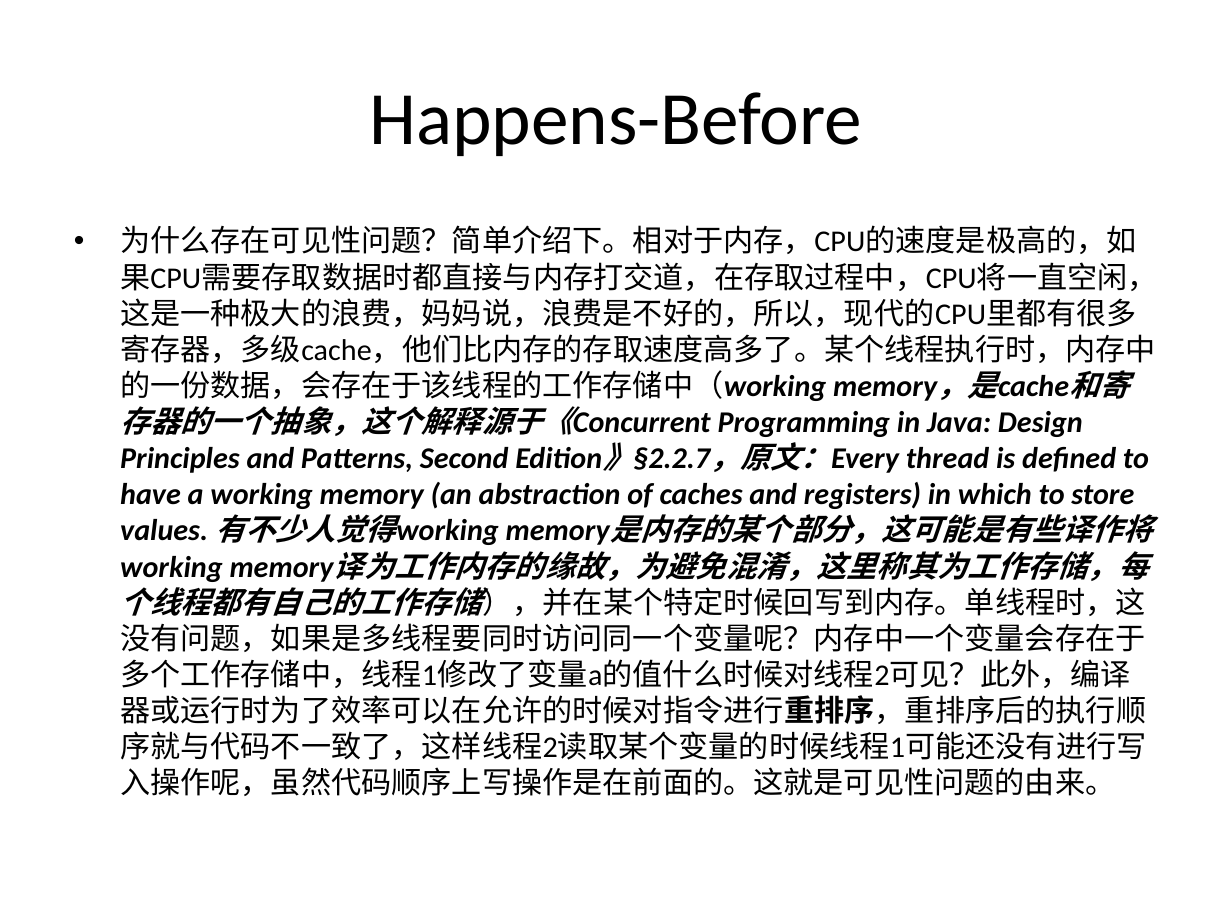
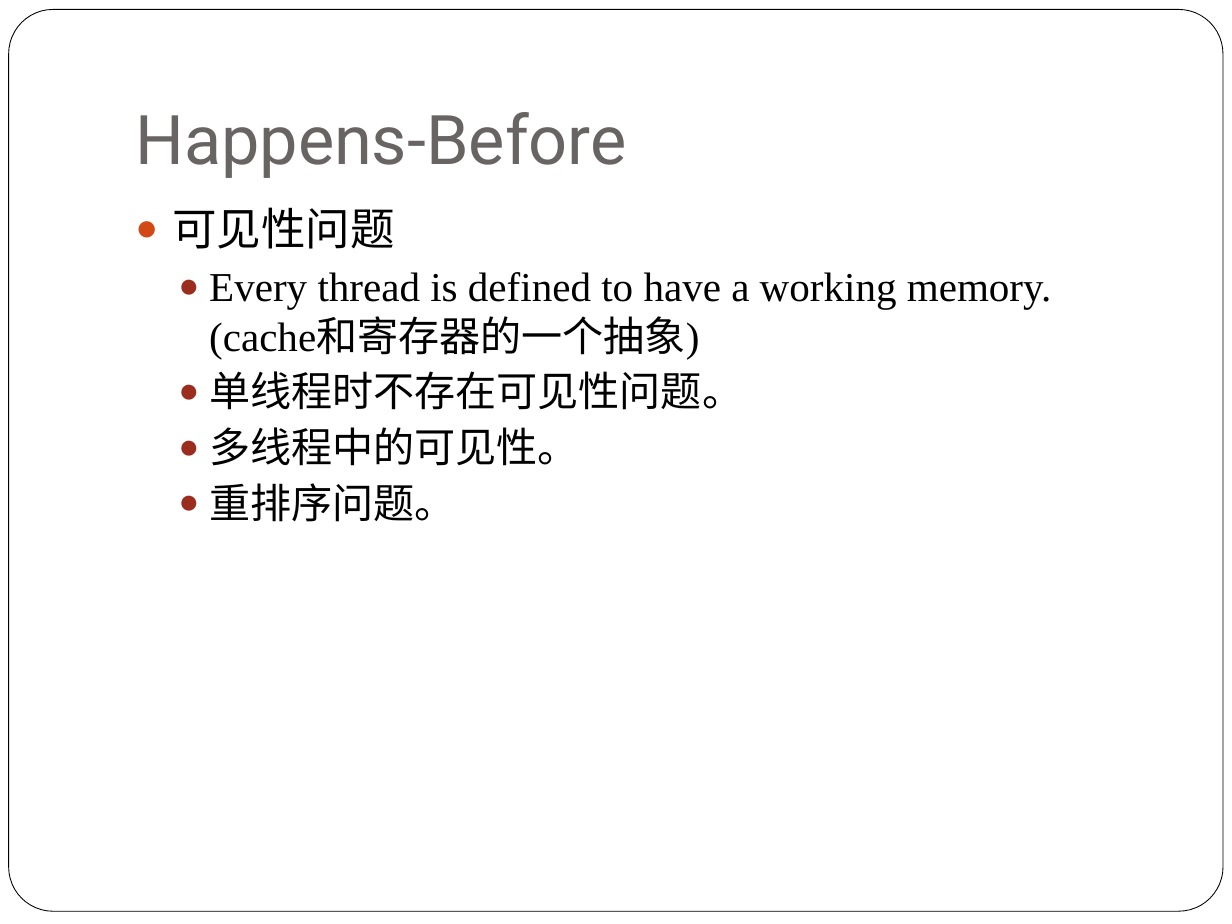
Before and after one commit to NickyQian/Practice, a slide deck: slide 5 of Document/Java Concurrency.pptx (slide 3 before the commit). Drawn at 1232x924 pixels with LibreOffice and Linux fonts; fonts in the diff are those of the drawing. Boxes give left, top, right and bottom in pixels: in the first picture for what was removed or moved away, otherwise in the second. Text is boxed around its words. In the diff, an @@ line names an element or a change of style, - is before the commit and + after.

```diff
--- a/Document/Java Concurrency.pptx
+++ b/Document/Java Concurrency.pptx
@@ rounded rectangle added at bbox=[9, 10, 1223, 912], fill #FFFFFF, outline #000000 0.5 pt @@
@@ title "Happens-Before": place and size @@
-title "Happens-Before" at bbox=[369, 92, 862, 156]
+title "Happens-Before" at bbox=[135, 112, 626, 178]
@@ title "Happens-Before" at bbox=[135, 112, 626, 178]: size 44 to 40 pt, font Calibri to Roboto, text colour #000000 to #696464; alignment centre to left; vertical alignment middle to bottom @@
@@ text at bbox=[172, 207, 1051, 522]: text changed; size 17.6 to 24 pt; font Calibri to Times New Roman @@
-• 为什么存在可见性问题？简单介绍下。相对于内存，CPU的速度是极高的，如果CPU需要存取数据时都直接与内存打交道，在存取过程中，CPU将一直空闲，这是一种极大的浪费，妈妈说，浪费是不好的，所以，现代的CPU里都有很多寄存器，多级cache，他们比内存的存取速度高多了。某个线程执行时，内存中的一份数据，会存在于该线程的工作存储中（working memory，是cache和寄存器的一个抽象，这个解释源于《Concurrent Programming in Java: Design Principles and Patterns, Second Edition》§2.2.7，原文：Every thread is defined to have a working memory (an abstraction of caches and registers) in which to store values. 有不少人觉得working memory是内存的某个部分，这可能是有些译作将working memory译为工作内存的缘故，为避免混淆，这里称其为工作存储，每个线程都有自己的工作存储），并在某个特定时候回写到内存。单线程时，这没有问题，如果是多线程要同时访问同一个变量呢？内存中一个变量会存在于多个工作存储中，线程1修改了变量a的值什么时候对线程2可见？此外，编译器或运行时为了效率可以在允许的时候对指令进行重排序，重排序后的执行顺序就与代码不一致了，这样线程2读取某个变量的时候线程1可能还没有进行写入操作呢，虽然代码顺序上写操作是在前面的。这就是可见性问题的由来。
+● 可见性问题
+  ● Every thread is defined to have a working memory. (cache和寄存器的一个抽象)
+  ● 单线程时不存在可见性问题。
+  ● 多线程中的可见性。
+  ● 重排序问题。
```
Also in this commit, not shown: 4 other slides changed, 16 slides added, 4 slides removed.
